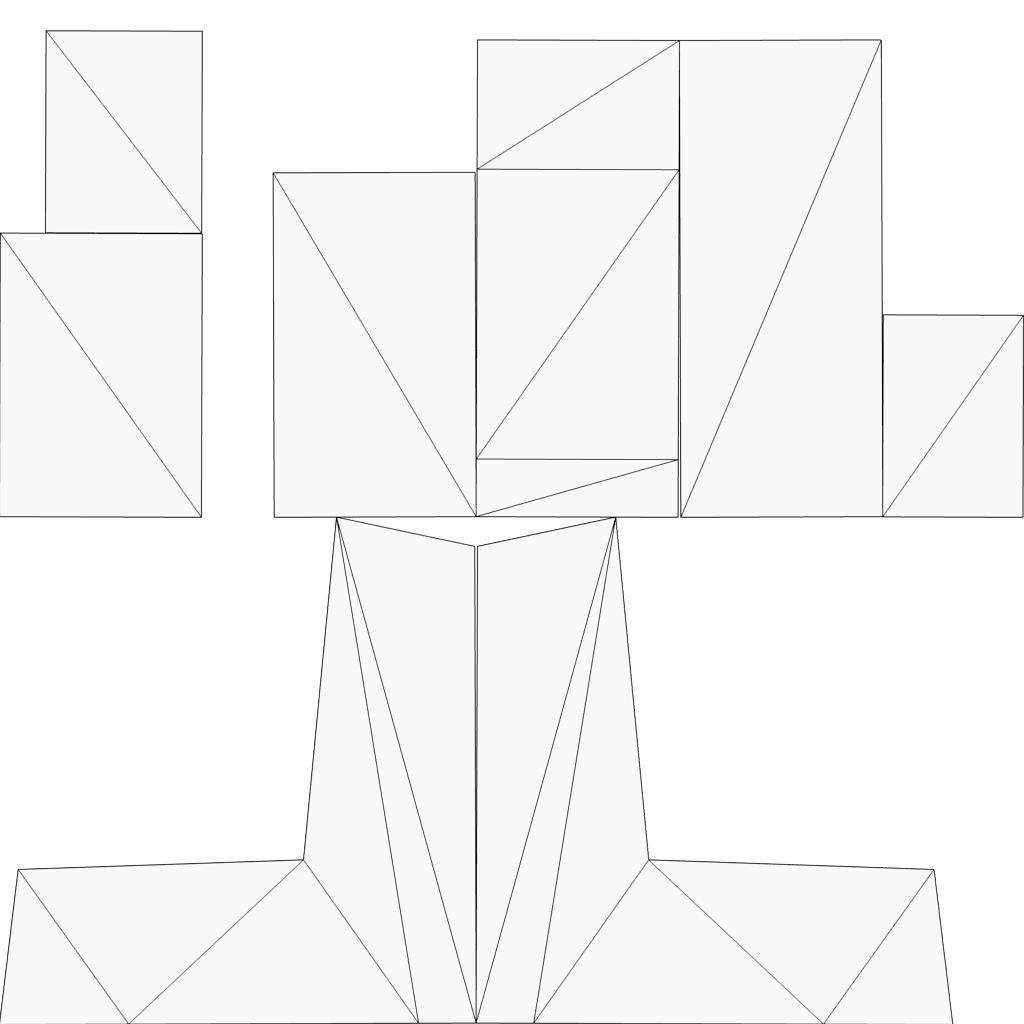
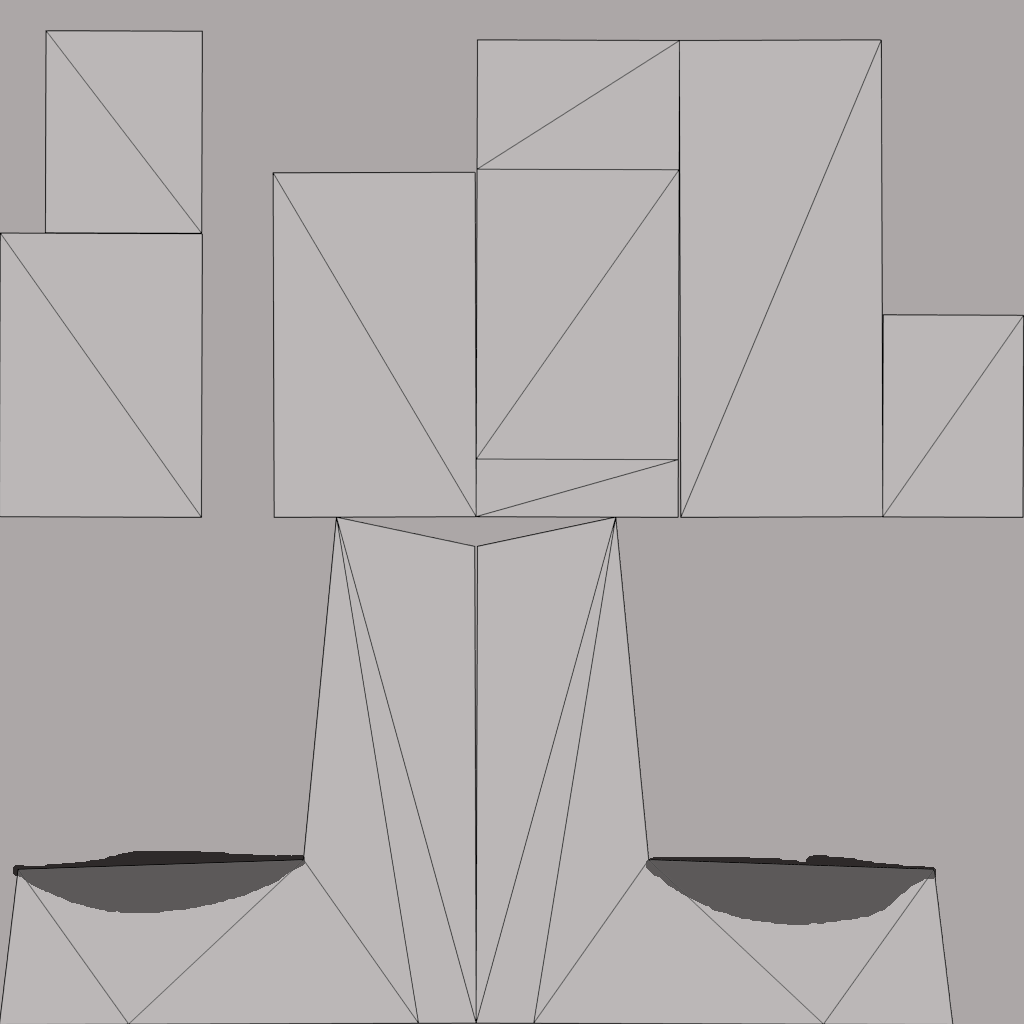
Layered file, before and after one edit (1024 x 1024). Changes by layer:
added layer "New Layer" over left=0, top=0, right=1024, bottom=1024
